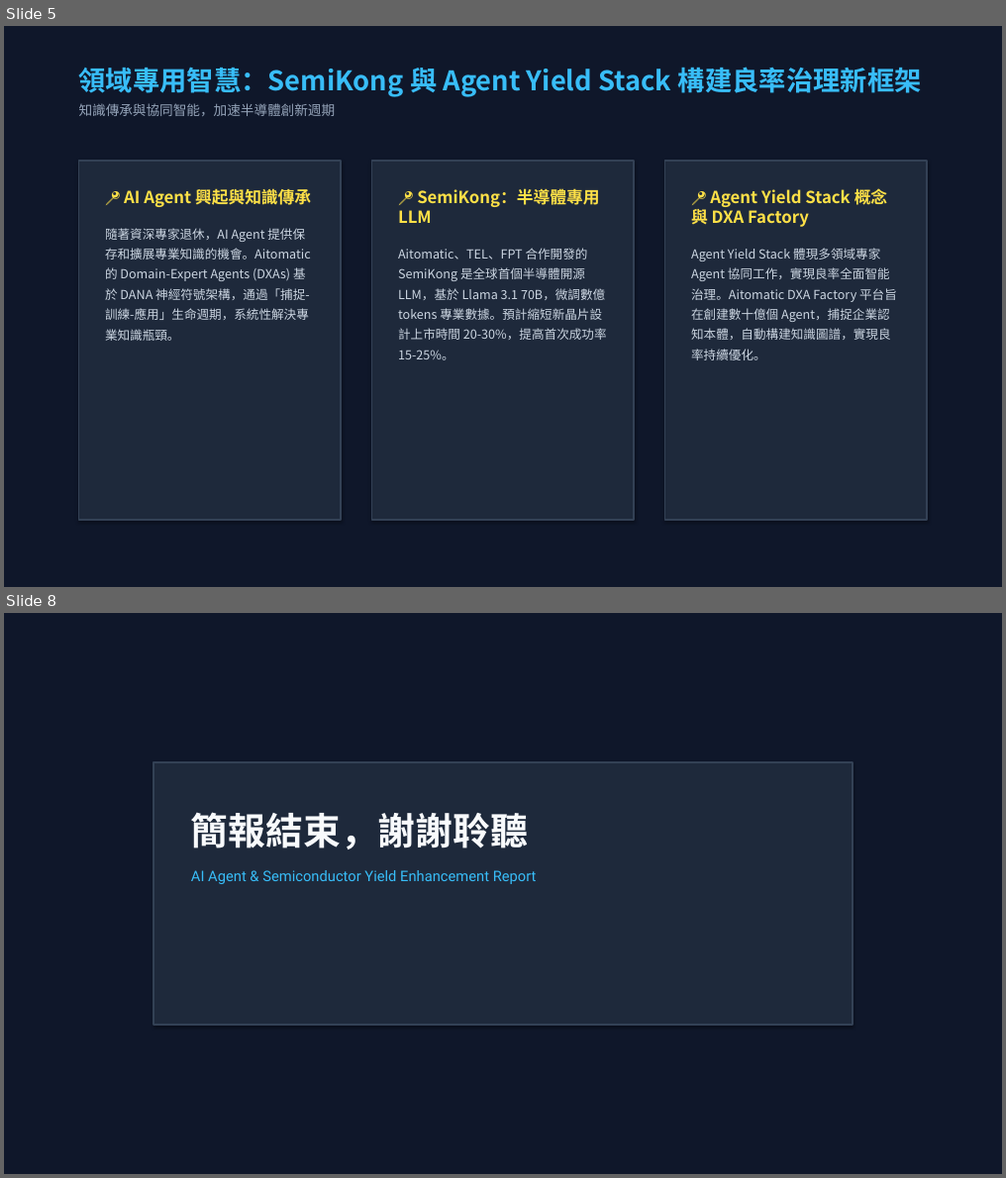
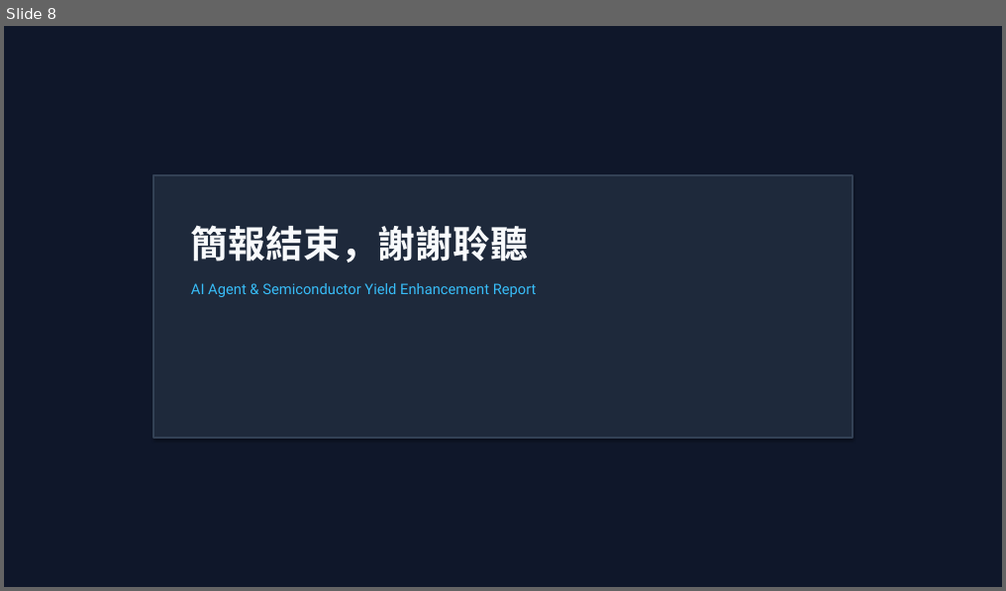
Before and after one commit to HJHuang1-lab/semiconductor-AI_report, a slide deck: AI_Agent_Semiconductor_Yield_Report.pptx. Shown one above the other, each under a label of ours: slides 5 and 8 before the commit, slide 8 after it; the slides between them are not shown. The pictures are 1006x1178 and 1006x591 pixels, drawn with LibreOffice and Linux fonts; fonts in the diff are those of the drawing. Boxes give left, top, right and bottom in pixels: in the first picture for what was removed or moved away, otherwise in the second. Text is boxed around its words. In the diff, an @@ line names an element or a change of style, - is before the commit and + after.

```diff
--- a/AI_Agent_Semiconductor_Yield_Report.pptx
+++ b/AI_Agent_Semiconductor_Yield_Report.pptx
@@ slide 5 removed at [4,26,1002,587], background #FFFFFF @@
@@ rectangle removed at [4,26,1002,587] @@
@@ text removed at [79,67,922,116] @@
-領域專用智慧：SemiKong 與 Agent Yield Stack 構建良率治理新框架
-知識傳承與協同智能，加速半導體創新週期
@@ rectangle removed at [79,161,341,520] @@
@@ rectangle removed at [372,161,635,520] @@
@@ rectangle removed at [665,161,927,520] @@
@@ text removed at [105,189,311,341] @@
-📍 AI Agent 興起與知識傳承
-隨著資深專家退休，AI Agent 提供保存和擴展專業知識的機會。Aitomatic 的 Domain-Expert Agents (DXAs) 基於 DANA 神經符號架構，通過「捕捉-訓練-應用」生命週期，系統性解決專業知識瓶頸。
@@ text removed at [398,188,607,361] @@
-📍 SemiKong：半導體專用 LLM
-Aitomatic、TEL、FPT 合作開發的 SemiKong 是全球首個半導體開源 LLM，基於 Llama 3.1 70B，微調數億 tokens 專業數據。預計縮短新晶片設計上市時間 20-30%，提高首次成功率 15-25%。
@@ text removed at [691,188,897,361] @@
-📍 Agent Yield Stack 概念與 DXA Factory
-Agent Yield Stack 體現多領域專家 Agent 協同工作，實現良率全面智能治理。Aitomatic DXA Factory 平台旨在創建數十億個 Agent，捕捉企業認知本體，自動構建知識圖譜，實現良率持續優化。
```
Also in this commit, not shown: 3 slides changed, 4 slides added, 3 other slides removed, 5 other files.
